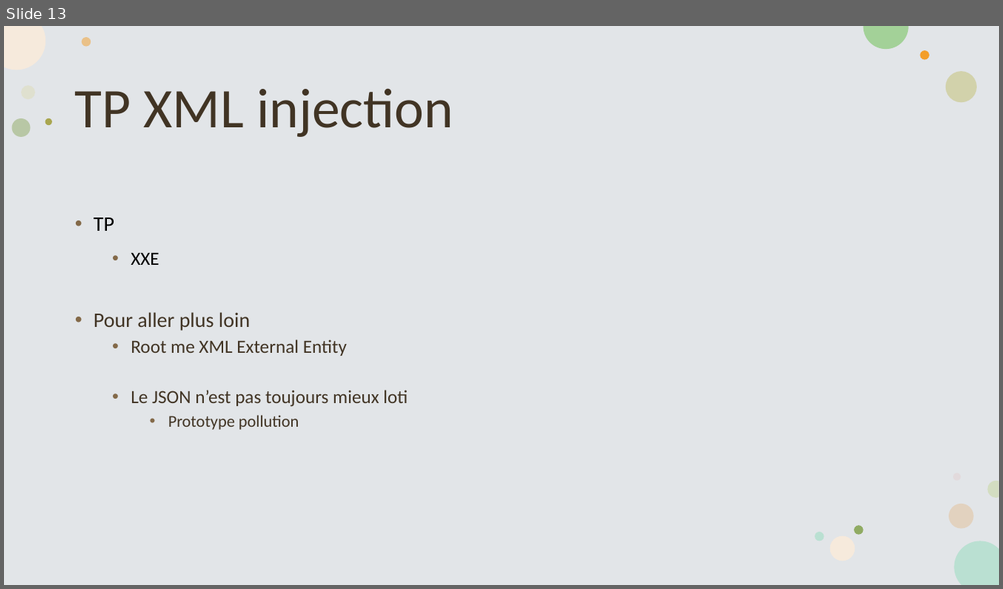
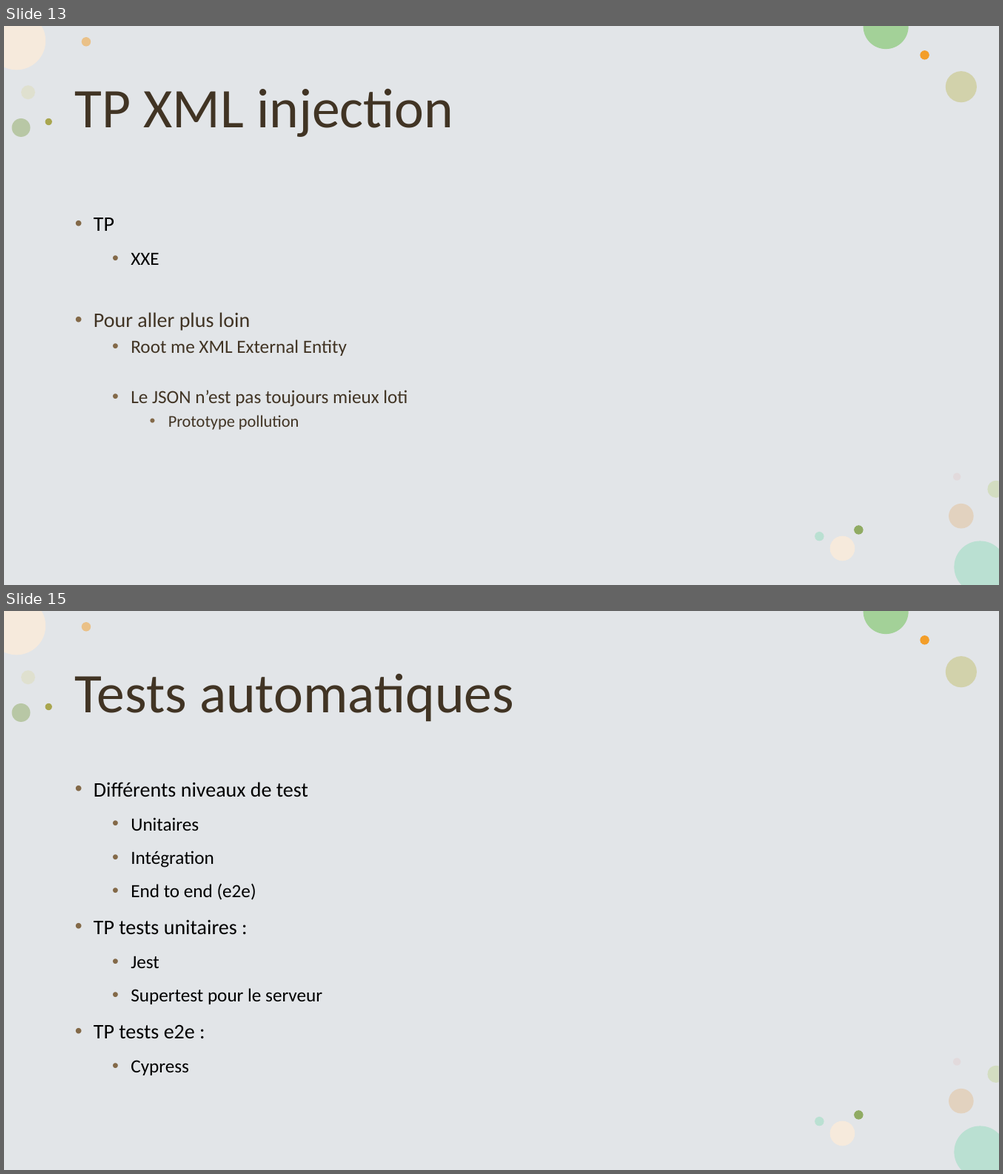
Before and after one commit to vdechef/secdev, a slide deck: Sécurité dans les développements.pptx. Shown one above the other, each under a label of ours: slide 13 before the commit, slides 13 and 15 after it; the slides between them are not shown. The pictures are 1003x589 and 1003x1174 pixels, drawn with LibreOffice and Linux fonts; fonts in the diff are those of the drawing. Boxes give left, top, right and bottom in pixels: in the first picture for what was removed or moved away, otherwise in the second. Text is boxed around its words. In the diff, an @@ line names an element or a change of style, - is before the commit and + after.

```diff
--- a/Sécurité dans les développements.pptx
+++ b/Sécurité dans les développements.pptx
@@ slide 15 added at (4, 611, 999, 1170), background #FFFFFF; not listed: 16 template elements that a slide beside it also shows @@
@@ title added at (75, 673, 514, 721), 54 pt, text #413424 @@
+Tests automatiques
@@ text added at (94, 782, 322, 1076), 18 pt, text #000000 @@
+• Différents niveaux de test
+  • Unitaires
+  • Intégration
+  • End to end (e2e)
+• TP tests unitaires :
+  • Jest
+  • Supertest pour le serveur
+• TP tests e2e :
+  • Cypress
```
Also in this commit, not shown: 1 slide changed, 4 other slides added, 17 other files.
